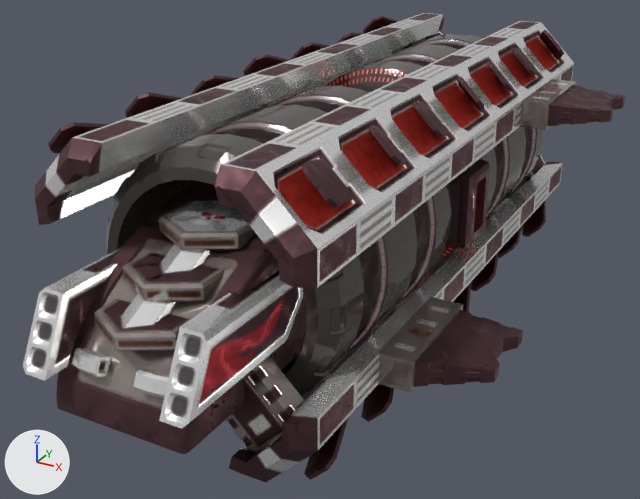
An edit to the Blender file Zebra/zebra_pirate.blend, drawn before and after from the same camera.
Rendered twice from a 50 mm lens placed at (6.71, -13.94, 5.46), pointed at (-0.33, -1.15, -0.93). The lights are fixed; the arrows at lower left show +X, +Y and +Z.

The first picture shows 'BarrelLP.001', 'BarrelLP.002', 'Base'.
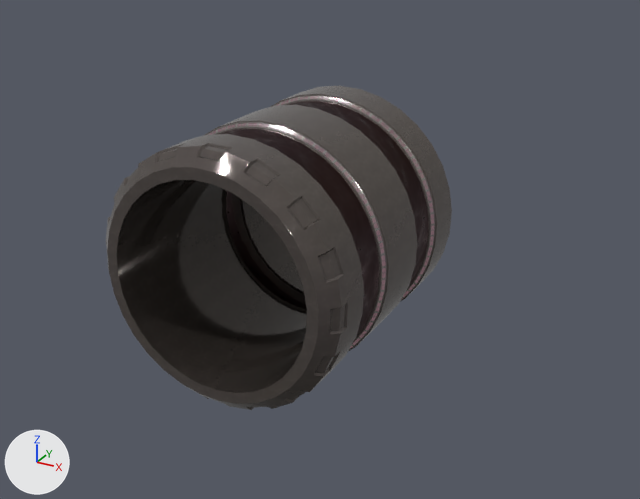
The change, as a diff of the scene's bpy script:
```diff
--- a/Zebra/zebra_pirate.blend.py
+++ b/Zebra/zebra_pirate.blend.py
@@ ob_base @@
 ob_base.location = (0.0, 0.0, 0.0)
+ob_base.hide_set(True)
@@ ob_barrellp_001 @@
-ob_barrellp_001 = bpy.data.objects.new('BarrelLP.001', me_cylinder_019)
-ob_barrellp_001.location = (0.0, 0.0, 0.0)
-ob_barrellp_001.rotation_euler = (1.571, -0.0314, 0.0)  # degrees (90, -1.8, 0)
```

Pixel boxes (x1, y1, x2, y2) of what changed, in the pictures (640 x 499 px):
'Base', hidden: before (23, 13, 626, 483)
'BarrelLP.001', deleted: before (326, 33, 544, 259)
'BarrelLP.002', unchanged, uncovered by the edit: before (106, 86, 452, 395); after (106, 86, 452, 410)
